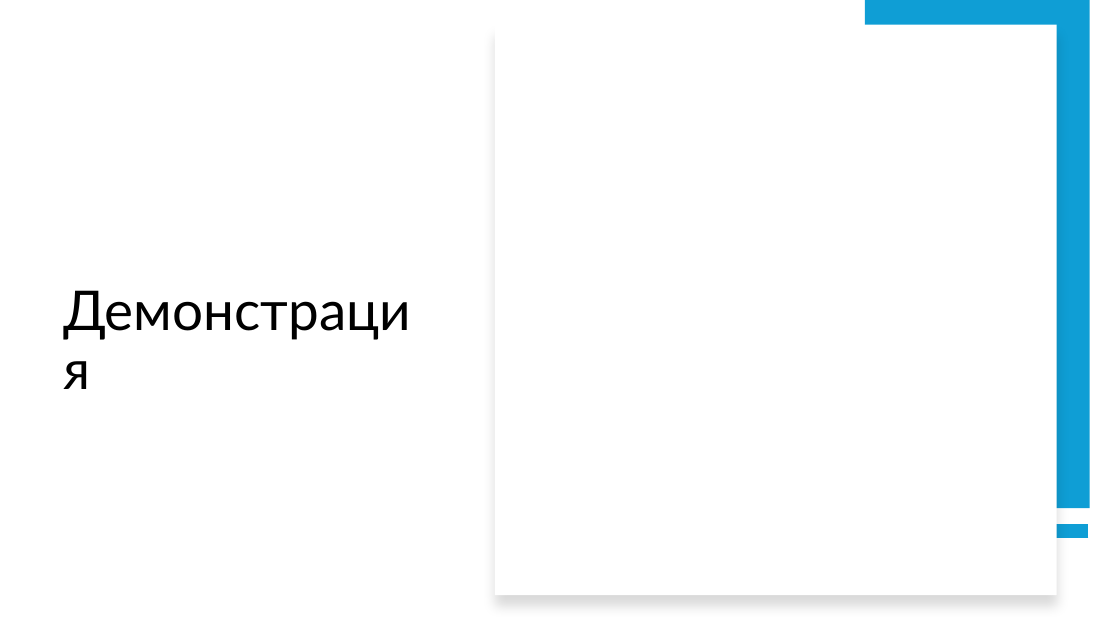
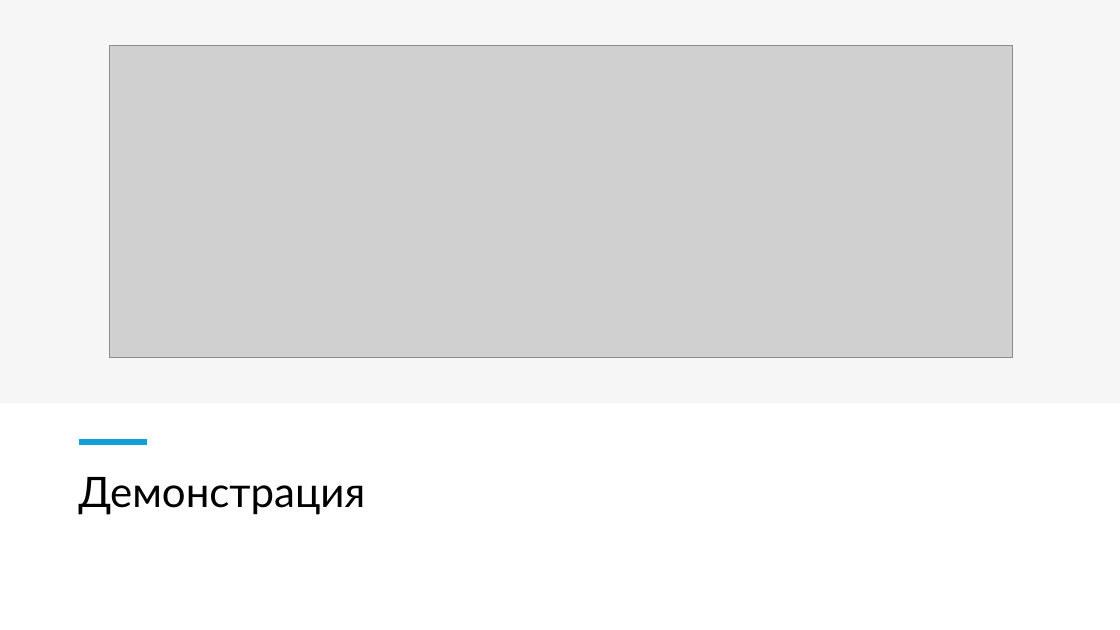
Before and after one commit to bloadvenro/preskills2024, a slide deck: slide 10 of docs/Преза.pptx. Drawn at 1120x630 pixels with LibreOffice and Linux fonts; fonts in the diff are those of the drawing; grey boxes stand for pictures. Boxes give left, top, right and bottom in pixels: in the first picture for what was removed or moved away, otherwise in the second. Text is boxed around its words. In the diff, an @@ line names an element or a change of style, - is before the commit and + after.

```diff
--- a/docs/Преза.pptx
+++ b/docs/Преза.pptx
@@ rectangle added at box(0, 0, 1120, 403), fill #F2F2F2 at 65% opacity @@
@@ rectangle removed at box(495, 24, 1057, 595) @@
@@ rectangle removed at box(865, 0, 1091, 508) @@
@@ picture added at box(109, 45, 1012, 357) @@
@@ line added from (80, 442) to (147, 442), #0F9ED5 4.5 pt @@
@@ title "Демонстрация": place and size @@
-title "Демонстрация" at box(55, 62, 439, 406)
+title "Демонстрация" at box(78, 477, 365, 515)
@@ title "Демонстрация" at box(78, 477, 365, 515): size 47 to 36 pt; vertical alignment bottom to middle @@
@@ line removed from (1089, 531) to (865, 531) @@
```
Also in this commit, not shown: 1 other file.
